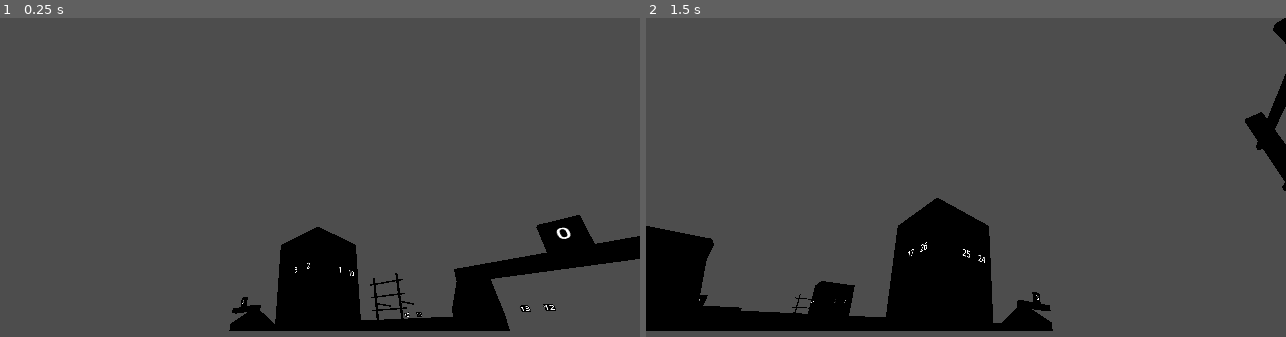
Above: before the commit, frames 1-2 (left to right).
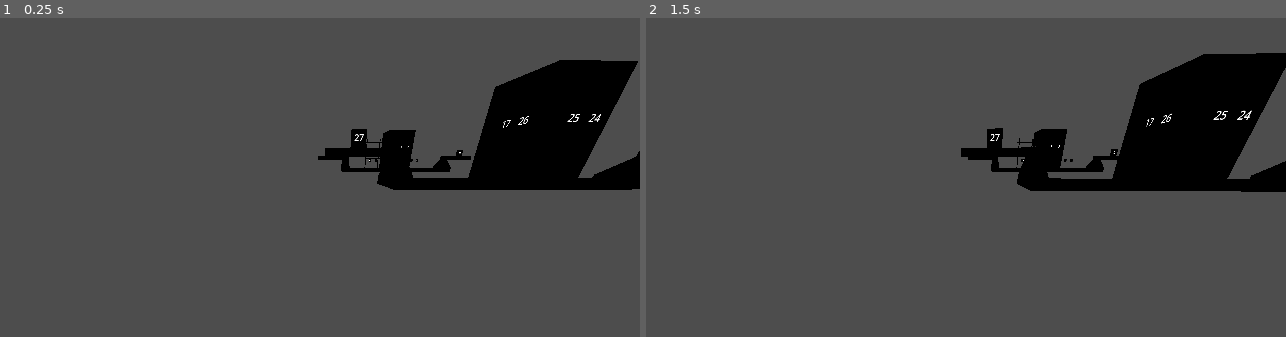
Above: after the commit, the same moments.

Repository: RussendleGit/frc_camera_poses
Game: Godot game, scene res://scenes/test_scene.tscn
The game is run twice, just before and just after one commit, with the same random seed, the same clock (stepped at 60 frames per second) and the same inputs.
Inputs (mouse positions are in pixels of both pictures, inside the frame that each line leads up to):
- Up to frame 1 (0.25 s): no input
- Up to frame 2 (1.5 s): move the mouse to (1106, 234) at 0.52 s; hold D 0.53-1.28 s; hold Q 0.53-1.28 s; click (1106, 234) at 0.67 s; move the mouse to (838, 282) at 1.27 s; hold S from 1.28 s (still down); tap E at 1.35 s

The runs differ from the first frame. In frame 1, 19% of the frame differs, in the area x 35-100%, y 13-99%; in frame 2, 23%, in the area x 0-100%, y 0-99%.

Commit message:
2025 cam config

Diff:
--- a/project.godot
+++ b/project.godot
@@ -28,6 +28,11 @@
 
 [input]
 
+debug_hop={
+"deadzone": 0.5,
+"events": [Object(InputEventKey,"resource_local_to_scene":false,"resource_name":"","device":-1,"window_id":0,"alt_pressed":false,"shift_pressed":false,"ctrl_pressed":false,"meta_pressed":false,"pressed":false,"keycode":0,"physical_keycode":32,"key_label":0,"unicode":32,"location":0,"echo":false,"script":null)
+]
+}
 KEY_W={
 "deadzone": 0.5,
 "events": [Object(InputEventKey,"resource_local_to_scene":false,"resource_name":"","device":-1,"window_id":0,"alt_press …(191 unchanged characters)…
--- a/scenes/test_scene.tscn
+++ b/scenes/test_scene.tscn
@@ -12,5 +12,6 @@
 [node name="Camera2" parent="." instance=ExtResource("4_ol6rw")]
 
 [node name="Camera3D" type="Camera3D" parent="."]
+transform = Transform3D(1, 0, 0, 0, 1, 0, 0, 0, 1, 0, -2.7273, 0)
 
 [editable path="Camera2"]
--- a/scripts/CameraAprilTagDetection.gd
+++ b/scripts/CameraAprilTagDetection.gd
@@ -3,20 +3,21 @@
 @onready var camera_3d: Camera3D = $"../Camera3D"
 
 @export var camera_fov_degrees: float = 100.0
-
 @export var max_distance: float = 200.0 / 39.37
 @export var max_tag_angle_to_cam: float = 80
+@export var slow_physics: bool = true
 
 @onready var camera_attributes: Array[Node3D] = []
 @onready var tag_points = ["MarkerUR", "MarkerUL", "MarkerDR", "MarkerDL"]
 @onready var tag_directory: Node3D = $TagDirectory
+
 var camera_attributes_index_focus: int = 0
 
 # Called when the node enters the scene tree for the first time.
 func _ready() -> void:
 	set_april_tags()
-	add_camera(Vector3(2.0, 2.0, 0.0), Vector3(0.0, -45.0, 20.0))
-	add_camera(Vector3(9.0, 7.0, 0.0), Vector3(0.0, 45.0, 20.0))
+	add_camera(Vector3(7.1325 / 39.37, 8.4175 / 39.37, 18.8323 / 39.37), Vector3(0.0, -25.6, 1.5))
+	add_camera(Vector3(7.1325 / 39.37, -8.4175 / 39.37, 18.8323 / 39.37), Vector3(0.0, -25.6, -1.5))
 	for i in range(len(camera_attributes)):
 		camera_attributes[i].name = str(i)
 		add_child(camera_attributes[i])
@@ -28,7 +29,7 @@
 	var camera_scene = load("res://scenes/camera_marker.tscn")
 	var cam_instance = camera_scene.instantiate()
 	cam_instance.position = Vector3(cam_position_meters.x, cam_position_meters.z, cam_position_meters.y)
-	cam_instance.rotation_degrees = cam_rotation_degrees
+	cam_instance.rotation_degrees = Vector3(cam_rotation_degrees.x, cam_rotation_degrees.z, cam_rotation_degrees.y)
 	camera_attributes.append(cam_instance)
 
 ## When initializing the camera, this creates the needed april tags
@@ -67,20 +68,10 @@
 
 # Called every frame. 'delta' is the elapsed time since the previous frame.
 func _physics_process(delta: float) -> void:
-	# all can be done within for loop, and maybe there should be multiple cameras, so that there can be just one set of tags
-	print("camera: ", camera_attributes[camera_attributes_index_focus].name)
 	var unblocked_tags = filter_tags_by_raycast()
-	print(unblocked_tags)
-	print()
 	var tags_within_view_angle = filter_tags_by_cam_view_angle(camera_attributes[camera_attributes_index_focus], unblocked_tags)
-	print(tags_within_view_angle)
-	print()
 	var tags_within_distance = filter_tags_by_distance(camera_attributes[camera_attributes_index_focus], tags_within_view_angle)
-	print(tags_within_distance)
-	print()
 	var tags_within_tag_angle = filter_tags_by_tag_angle(camera_attributes[camera_attributes_index_focus], tags_within_distance)
-	print(tags_within_tag_angle)
-	print()
 
 	camera_attributes_index_focus += 1
 	if (camera_attributes_index_focus >= len(camera_attributes)):
